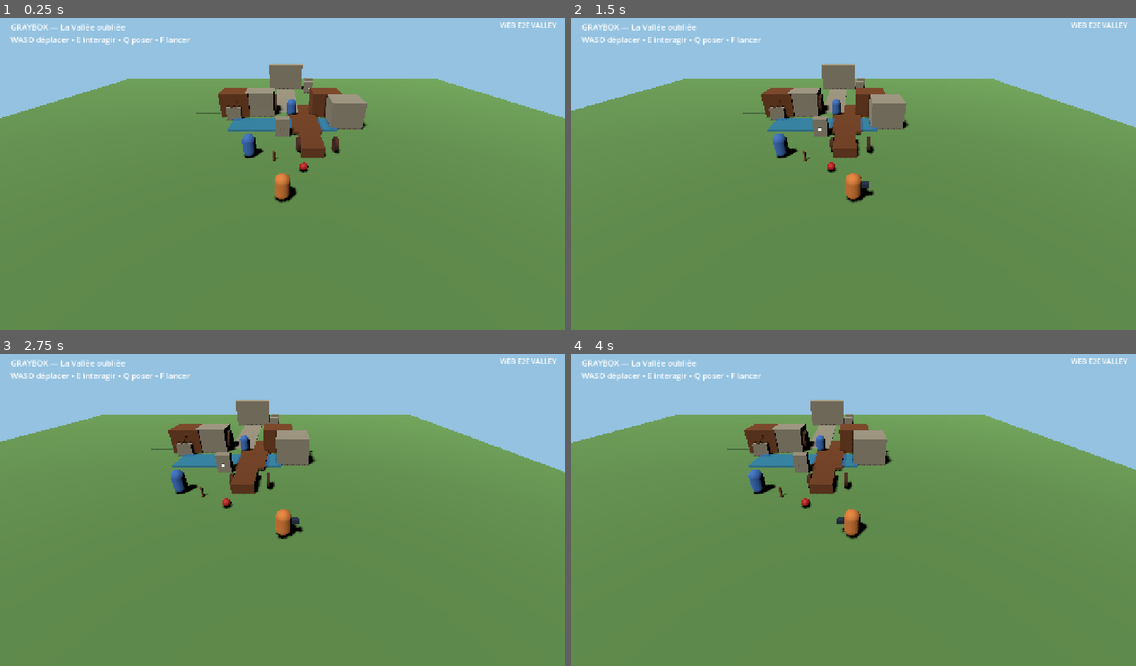
Above: before the commit, frames 1-4 (two rows, left to right).
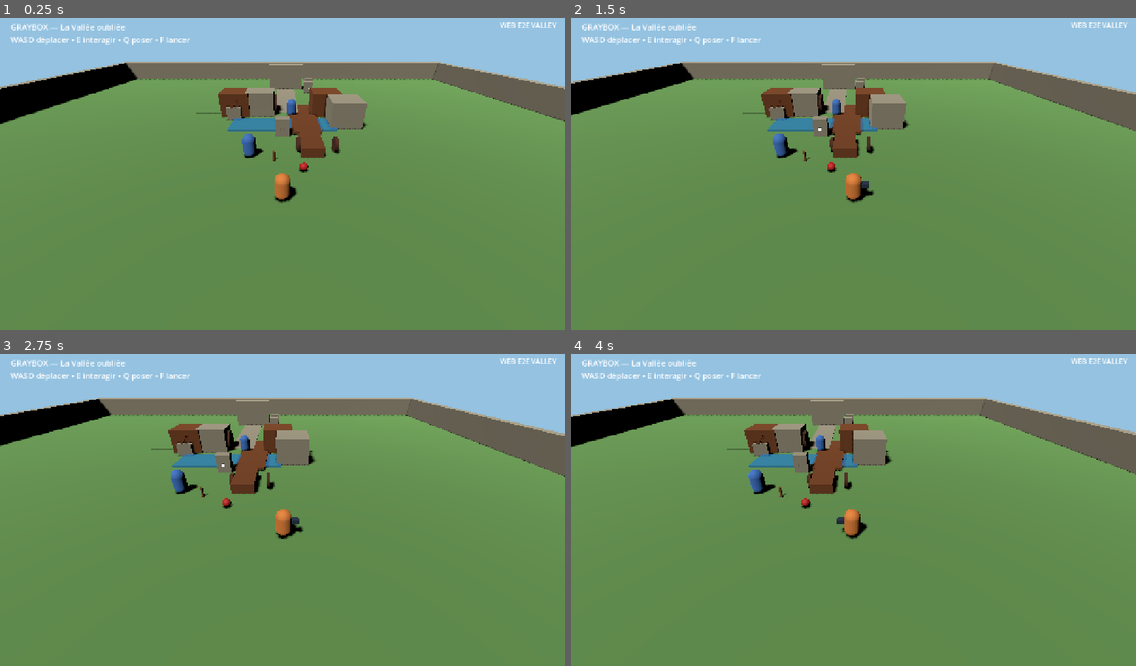
Above: after the commit, the same moments.

Repository: u2987920406-rgb/Grimoire
Game: Godot game, scene res://adventures/forgotten_valley/scenes/bootstrap.tscn
Same seed, same stepped clock (60 frames per second), same inputs: the game is played once before the commit and once after it.
Inputs (mouse positions are in pixels of both pictures, inside the frame that each line leads up to):
- Up to frame 1 (0.25 s): no input
- Up to frame 2 (1.5 s): tap Enter at 0.5 s; move the mouse to (977, 155) at 0.52 s; hold D (move_right) 0.53-1.25 s; hold Q (drop_object) 0.53-1.25 s; click (977, 155) at 0.67 s; drag from (740, 186) to (825, 233) at 1.27 s
- Up to frame 3 (2.75 s): tap Space at 2 s; move the mouse to (339, 438) at 2.02 s; hold D (move_right) from 2.03 s (still down); hold F (throw_object) from 2.03 s (still down)
- Up to frame 4 (4 s): release D (move_right) at 2.75 s; release F (throw_object) at 2.75 s; drag from (825, 569) to (684, 460) at 2.77 s; tap Enter at 3.5 s; move the mouse to (1023, 553) at 3.52 s; hold A (move_left) from 3.53 s (still down); hold E (interact) from 3.53 s (still down)

The runs differ from the first frame. In frame 1, 6.9% of the frame differs, in the area x 0-100%, y 14-34%; in frame 2, 6.9%; in frame 3, 7.0%, in the area x 0-100%, y 14-40%; in frame 4, 7.0%.

Commit message:
fix(valley): align ground collision and add physical world limits

Diff:
--- a/adventures/forgotten_valley/scenes/bootstrap.tscn
+++ b/adventures/forgotten_valley/scenes/bootstrap.tscn
@@ -47,7 +47,7 @@
 size = Vector3(60, 0.4, 60)
 
 [sub_resource type="BoxShape3D" id="BoxShape_ground"]
-size = Vector3(24, 0.4, 24)
+size = Vector3(60, 0.4, 60)
 
 [sub_resource type="StandardMaterial3D" id="Material_ground"]
 albedo_color = Color(0.36, 0.54, 0.28, 1)
@@ -189,6 +189,18 @@
 
 [sub_resource type="BoxShape3D" id="BoxShape_heart"]
 size = Vector3(2.0, 2.0, 2.0)
+
+[sub_resource type="BoxMesh" id="BoxMesh_boundary_ns"]
+size = Vector3(60, 3.0, 1.0)
+
+[sub_resource type="BoxShape3D" id="BoxShape_boundary_ns"]
+size = Vector3(60, 3.0, 1.0)
+
+[sub_resource type="BoxMesh" id="BoxMesh_boundary_ew"]
+size = Vector3(1.0, 3.0, 60)
+
+[sub_resource type="BoxShape3D" id="BoxShape_boundary_ew"]
+size = Vector3(1.0, 3.0, 60)
 
 [node name="ForgottenValleyBootstrap" type="Node3D"]
 script = ExtResource("1_bootstrap")
@@ -584,6 +596,46 @@
 
 [node name="Collision" type="CollisionShape3D" parent="MountainHeart"]
 shape = SubResource("BoxShape_heart")
+
+[node name="BoundaryNorth" type="StaticBody3D" parent="."]
+position = Vector3(0, 1.5, -29.5)
+
+[node name="Mesh" type="MeshInstance3D" parent="BoundaryNorth"]
+mesh = SubResource("BoxMesh_boundary_ns")
+material_override = SubResource("Material_stone")
+
+[node name="Collision" type="CollisionShape3D" parent="BoundaryNorth"]
+shape = SubResource("BoxShape_boundary_ns")
+
+[node name="BoundarySouth" type="StaticBody3D" parent="."]
+position = Vector3(0, 1.5, 29.5)
+
+[node name="Mesh" type="MeshInstance3D" parent="BoundarySouth"]
+mesh = SubResource("BoxMesh_boundary_ns")
+material_override = SubResource("Material_stone")
+
+[node name="Collision" type="CollisionShape3D" parent="BoundarySouth"]
+shape = SubResource("BoxShape_boundary_ns")
+
+[node name="BoundaryWest" type="StaticBody3D" parent="."]
+position = Vector3(-29.5, 1.5, 0)
+
+[node name="Mesh" type="MeshInstance3D" parent="BoundaryWest"]
+mesh = SubResource("BoxMesh_boundary_ew")
+material_override = SubResource("Material_stone")
+
+[node name="Collision" type="CollisionShape3D" parent="BoundaryWest"]
+shape = SubResource("BoxShape_boundary_ew")
+
+[node name="BoundaryEast" type="StaticBody3D" parent="."]
+position = Vector3(29.5, 1.5, 0)
+
+[node name="Mesh" type="MeshInstance3D" parent="BoundaryEast"]
+mesh = SubResource("BoxMesh_boundary_ew")
+material_override = SubResource("Material_stone")
+
+[node name="Collision" type="CollisionShape3D" parent="BoundaryEast"]
+shape = SubResource("BoxShape_boundary_ew")
 
 [node name="UI" type="CanvasLayer" parent="."]
 
